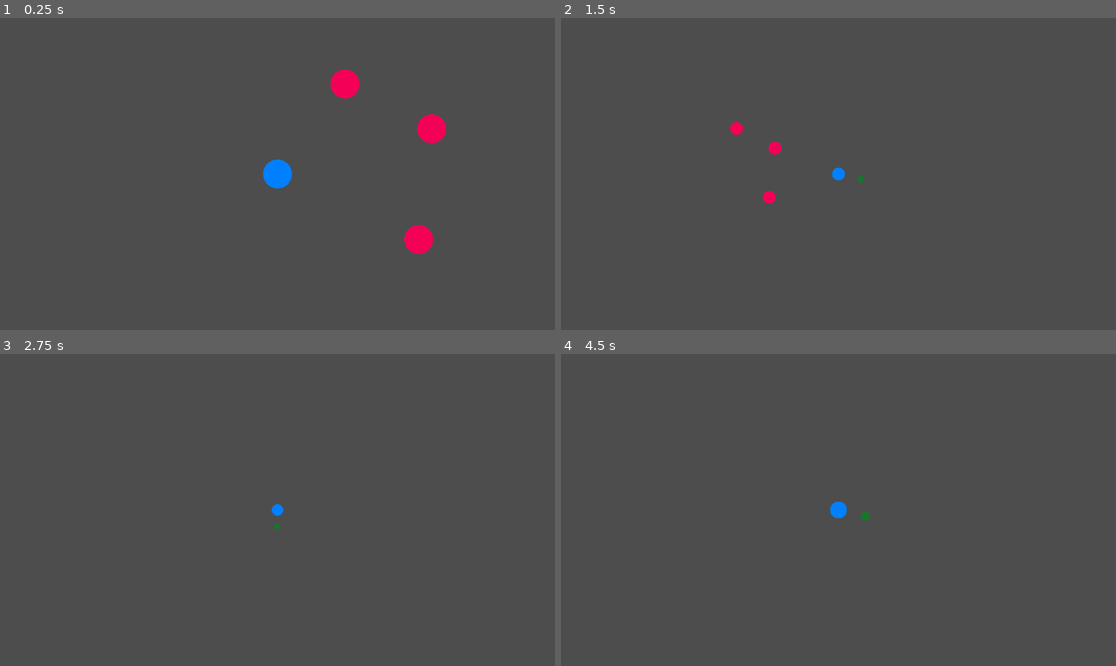
Above: before the commit, frames 1-4 (two rows, left to right).
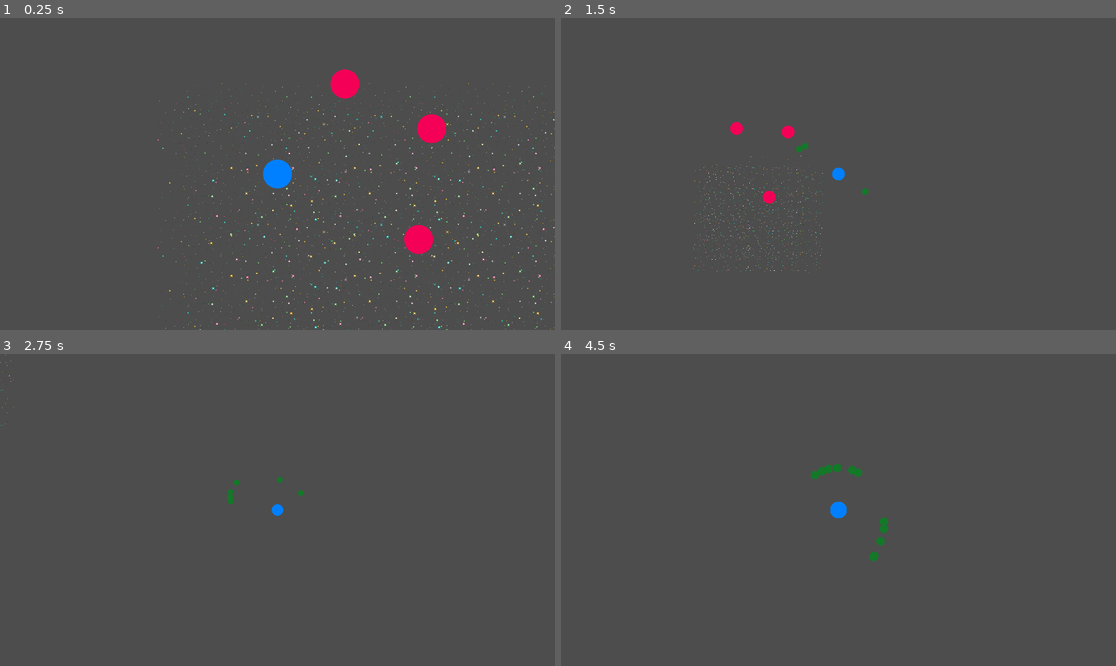
Above: after the commit, the same moments.

Repository: Neshri/godot-testing
Game: Godot game, scene res://main.tscn
Same seed, same stepped clock (60 frames per second), same inputs: the game is played once before the commit and once after it.
Inputs:
- Up to frame 1 (0.25 s): no input
- Up to frame 2 (1.5 s): tap Enter (ui_accept) at 0.5, 1.35 s; hold Right (ui_right) 0.53-1.28 s; hold Enter (ui_accept) 0.53-1.28 s; hold Down (ui_down) from 1.28 s (still down)
- Up to frame 3 (2.75 s): tap Enter (ui_accept) at 1.52, 1.82 s; release Down (ui_down) at 2.03 s; hold Right (ui_right) from 2.03 s (still down); hold Enter (ui_accept) from 2.03 s (still down)
- Up to frame 4 (4.5 s): release Right (ui_right) at 2.78 s; release Enter (ui_accept) at 2.78 s; hold Up (ui_up) 2.78-3.53 s; tap Enter (ui_accept) at 2.85, 3.02, 3.32, 4.35 s; hold Enter (ui_accept) 3.53-4.28 s; hold Left (ui_left) from 3.53 s (still down)

The runs differ from the first frame. In frame 1, 1.3% of the frame differs, in the area x 28-100%, y 20-100%; in frame 2, 0.5%; in frame 3, 0.1%; in frame 4, 0.4%.

Commit message:
Added background that doesn't yet work correctly

Diff:
--- a/main.tscn
+++ b/main.tscn
@@ -1,7 +1,8 @@
-[gd_scene load_steps=3 format=3 uid="uid://cjow6644f4t7s"]
+[gd_scene load_steps=4 format=3 uid="uid://cjow6644f4t7s"]
 
 [ext_resource type="PackedScene" uid="uid://delfo4sj40jv5" path="res://player.tscn" id="1_0xm2m"]
 [ext_resource type="PackedScene" uid="uid://7stbb8vwkrg6" path="res://celestial_body.tscn" id="2_h2yge"]
+[ext_resource type="PackedScene" uid="uid://cx60suvwh8qnp" path="res://parallax_background.tscn" id="3_h2yge"]
 
 [node name="Main" type="Node2D"]
 
@@ -24,4 +25,7 @@
 offset_right = 36.0
 offset_bottom = -8.0
 text = "TESTING"
-visible_ratio = -0.142857
+visible_characters = 0
+visible_ratio = 0.0
+
+[node name="ParallaxBackground" parent="." instance=ExtResource("3_h2yge")]
--- a/orbital.gd
+++ b/orbital.gd
@@ -5,13 +5,13 @@
 #==============================================================================
 
 @export_group("Orbit Configuration")
-@export var mass: float = 2.5
-@export var orbit_speed: float = 2.5 # NOTE: This is now radians/sec for rotation
-@export var orbit_distance: float = 75.0
-@export var orbit_smoothing_speed: float = 15.0
+@export var mass: float = 1
+@export var base_orbit_speed: float = 5
+@export var orbit_distance: float = 150.0
 
 @export_group("Mechanics")
-@export var elongation_factor: float = 0.5
+@export var stretch_factor: float = 0.75
+@export var stretch_smoothing_speed: float = 8.0
 @export var hit_impulse_factor: float = 1.0
 
 
@@ -20,10 +20,10 @@
 #==============================================================================
 
 var target: RigidBody2D
-# We now use a persistent angle for stable rotation.
 var _current_angle: float = 0.0
 var _current_velocity: Vector2 = Vector2.ZERO
 var _last_position: Vector2 = Vector2.ZERO
+var _smoothed_target_velocity: Vector2 = Vector2.ZERO
 
 
 #==============================================================================
@@ -41,26 +41,36 @@
 	if not is_instance_valid(target):
 		return
 
-	# --- STABLE ORBIT FIX ---
-	# 1. Increment our angle. This is a stable, predictable change.
-	_current_angle += orbit_speed * delta
+	# --- STABLE POSITIONING LOGIC ---
+	_smoothed_target_velocity = _smoothed_target_velocity.lerp(target.linear_velocity, stretch_smoothing_speed * delta)
 
-	# 2. Calculate the ideal relative position based ONLY on the angle and distance.
-	var ideal_distance = orbit_distance
-	if target.linear_velocity.length_squared() > 1:
-		var velocity_dir = target.linear_velocity.normalized()
-		# We now calculate direction from the stable angle, not the jittery position.
-		var orbit_direction = Vector2.from_angle(_current_angle)
-		var alignment = abs(velocity_dir.dot(orbit_direction))
-		ideal_distance += orbit_distance * elongation_factor * alignment
+	var base_circular_pos = Vector2.from_angle(_current_angle) * orbit_distance
+	var stretch_vector = Vector2.ZERO
+	if _smoothed_target_velocity.length_squared() > 1:
+		var speed = _smoothed_target_velocity.length()
+		var direction = _smoothed_target_velocity.normalized() * -1
+		var stretch_magnitude = remap(speed, 0, target.max_speed, 0, orbit_distance * stretch_factor)
+		stretch_vector = direction * stretch_magnitude
 
-	# This calculation is now free of any feedback loops.
-	var ideal_position = Vector2.from_angle(_current_angle) * ideal_distance
+	var alignment = max(0, base_circular_pos.normalized().dot(stretch_vector.normalized()))
+	var final_position = base_circular_pos + (stretch_vector * alignment)
 
-	# 3. Lerp to the ideal position to maintain smoothness.
-	self.position = self.position.lerp(ideal_position, orbit_smoothing_speed * delta)
+	self.position = final_position
 
-	# 4. The velocity calculation will now be stable because the position is stable.
+	# --- DIRECT PROPORTIONAL SPEED CALCULATION (Your Instruction) ---
+	# 1. Get the orbital's current distance from its center.
+	var current_distance = self.position.length()
+	# Safety check to prevent division by zero if orbit_distance is 0.
+	if orbit_distance < 0.01:
+		orbit_distance = 0.01
+
+	# 2. Calculate the speed modifier. It is now DIRECTLY proportional.
+	var speed_modifier = orbit_distance / current_distance
+
+	# 3. Apply the modifier to the angle update.
+	_current_angle += base_orbit_speed * speed_modifier * delta
+
+	# --- VELOCITY CALCULATION ---
 	_current_velocity = (self.global_position - _last_position) / delta
 	_last_position = self.global_position
 
@@ -69,7 +79,7 @@
 	if not body is RigidBody2D or body == target:
 		return
 
-	var relative_velocity = _current_velocity - target.linear_velocity
+	var relative_velocity = _current_velocity - _smoothed_target_velocity
 	var impulse = relative_velocity * self.mass * hit_impulse_factor
 	body.apply_central_impulse(impulse)
 
--- /dev/null
+++ b/parallax_background.tscn
@@ -0,0 +1,55 @@
+[gd_scene load_steps=5 format=3 uid="uid://cx60suvwh8qnp"]
+
+[ext_resource type="Texture2D" uid="uid://b8xmxaoimr773" path="res://Enjl-Starry Space Background/background_1.png" id="1_2pwms"]
+[ext_resource type="Texture2D" uid="uid://dmiou4dcf86n7" path="res://Enjl-Starry Space Background/background_2.png" id="2_xoild"]
+[ext_resource type="Texture2D" uid="uid://ca1yoiaenbuy3" path="res://Enjl-Starry Space Background/background_3.png" id="3_kwhg4"]
+[ext_resource type="Texture2D" uid="uid://b8gwjk256ktbd" path="res://Enjl-Starry Space Background/background_4.png" id="4_hy12d"]
+
+[node name="ParallaxBackground" type="ParallaxBackground"]
+follow_viewport_enabled = true
+scroll_limit_begin = Vector2(-1e+06, -1e+06)
+scroll_limit_end = Vector2(1e+06, 1e+06)
+
+[node name="ParallaxLayer_Distant" type="ParallaxLayer" parent="."]
+motion_scale = Vector2(0.1, 0.1)
+motion_mirroring = Vector2(256, 224)
+
+[node name="Sprite2D" type="Sprite2D" parent="ParallaxLayer_Distant"]
+texture_repeat = 2
+texture = ExtResource("1_2pwms")
+centered = false
+region_enabled = true
+region_rect = Rect2(-512, -448, 1024, 896)
+
+[node name="ParallaxLayer_Mid" type="ParallaxLayer" parent="."]
+motion_scale = Vector2(0.3, 0.3)
+motion_mirroring = Vector2(256, 224)
+
+[node name="Sprite2D" type="Sprite2D" parent="ParallaxLayer_Mid"]
+texture_repeat = 2
+texture = ExtResource("2_xoild")
+centered = false
+region_enabled = true
+region_rect = Rect2(-512, -448, 1024, 896)
+
+[node name="ParallaxLayer_Close" type="ParallaxLayer" parent="."]
+motion_scale = Vector2(0.6, 0.6)
+motion_mirroring = Vector2(256, 224)
+
+[node name="Sprite2D" type="Sprite2D" parent="ParallaxLayer_Close"]
+texture_repeat = 2
+texture = ExtResource("3_kwhg4")
+centered = false
+region_enabled = true
+region_rect = Rect2(-512, -448, 1024, 896)
+
+[node name="ParallaxLayer_Foreground" type="ParallaxLayer" parent="."]
+motion_scale = Vector2(0.9, 0.9)
+motion_mirroring = Vector2(256, 224)
+
+[node name="Sprite2D" type="Sprite2D" parent="ParallaxLayer_Foreground"]
+texture_repeat = 2
+texture = ExtResource("4_hy12d")
+centered = false
+region_enabled = true
+region_rect = Rect2(-512, -448, 1024, 896)
--- a/player.gd
+++ b/player.gd
@@ -64,7 +64,7 @@
 
 func _unhandled_input(event: InputEvent):
 	if event.is_action_pressed("ui_accept"):
-		_clear_orbitals()
+		#_clear_orbitals()
 		_spawn_orbital(orbital_type_1, 0)
 		get_tree().get_root().set_input_as_handled()
 
--- a/project.godot
+++ b/project.godot
@@ -21,5 +21,6 @@
 
 [rendering]
 
+textures/canvas_textures/default_texture_filter=0
 renderer/rendering_method="gl_compatibility"
 renderer/rendering_method.mobile="gl_compatibility"
Binary file added: Enjl-Starry Space Background/background_1.png
Not shown, added: Enjl-Starry Space Background/background_1.png.import
Binary file added: Enjl-Starry Space Background/background_2.png
Not shown, added: Enjl-Starry Space Background/background_2.png.import
Binary file added: Enjl-Starry Space Background/background_3.png
Not shown, added: Enjl-Starry Space Background/background_3.png.import
Binary file added: Enjl-Starry Space Background/background_4.png
Not shown, added: Enjl-Starry Space Background/background_4.png.import
Binary file added: Enjl-Starry Space Background/preview.png
Not shown, added: Enjl-Starry Space Background/preview.png.import
Binary file added: galaxis-nebula.jpg
Not shown, added: galaxis-nebula.jpg.import
(and 1 more such lines)
